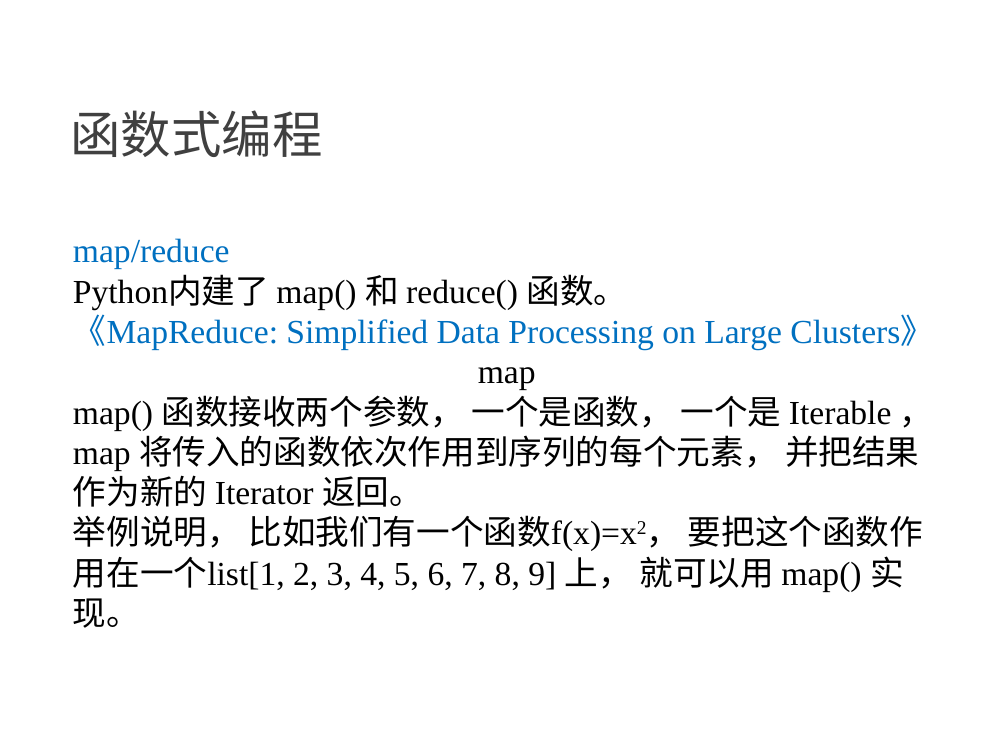
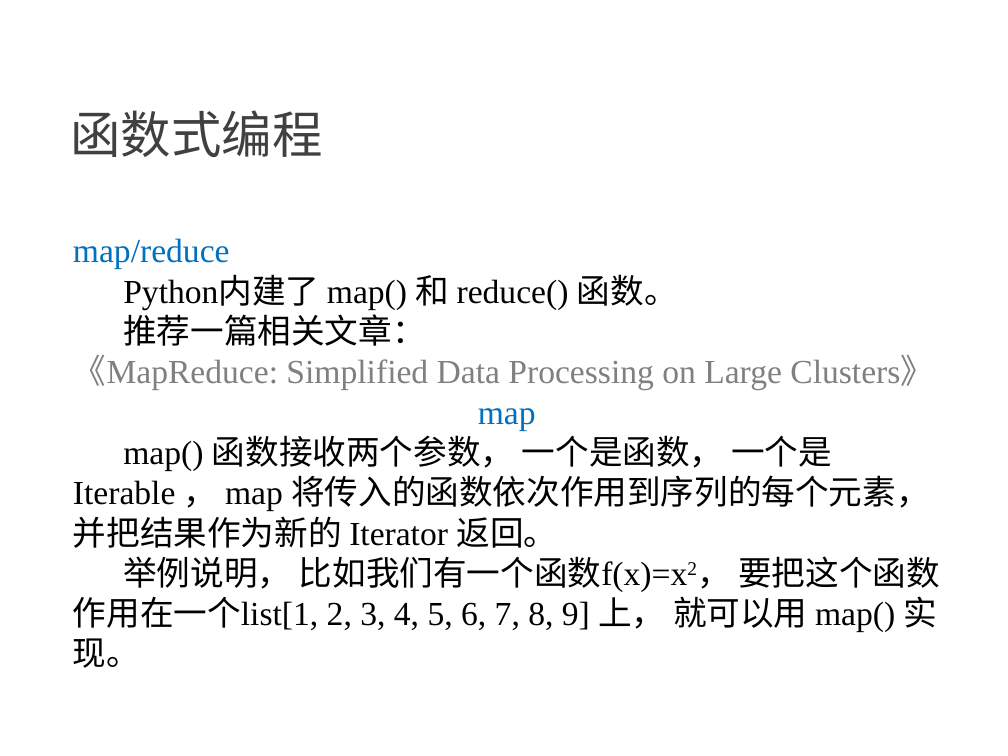
Before and after one commit to NewGr8Player/My-PPT, a slide deck: slide 9 of Python3/4.Python3-函数式编程.pptx. Drawn at 1008x756 pixels with LibreOffice and Linux fonts; fonts in the diff are those of the drawing. Boxes give left, top, right and bottom in pixels: in the first picture for what was removed or moved away, otherwise in the second. Text is boxed around its words. In the diff, an @@ line names an element or a change of style, - is before the commit and + after.

```diff
--- a/Python3/4.Python3-函数式编程.pptx
+++ b/Python3/4.Python3-函数式编程.pptx
@@ text at (73,274,940,668): text colour #0070C0 to #808080 in "《MapReduce: Simplified Data Processing on Large Clusters》"; text colour #000000 to #0070C0 in "map"; indent changed @@
@@ text at (123,308,425,346): paragraph added @@
+推荐一篇相关文章：
```
Also in this commit, not shown: 7 other slides changed, 16 slides added, 5 other files.
